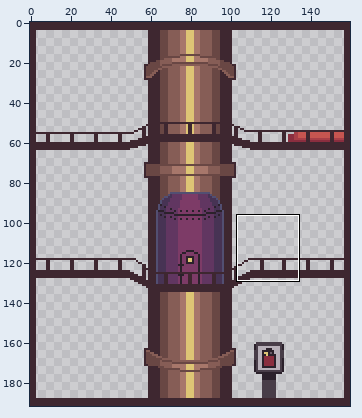
Two states of a pixel-art file, Assets/Sprites/InteriorObjects/interior.aseprite. The first picture is a wide view before the edit; the outline marks the close-up.
Close-up. First the earlier version:
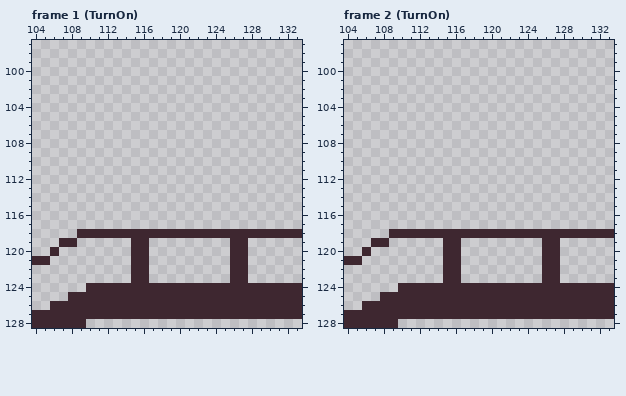
160x192 pixels, 6 frames. Colours within 5 levels of each other are drawn and written as one. Shown: frame 1 (TurnOn): x 104..133, y 97..128; frame 2 (TurnOn): x 104..133, y 97..128.
After the commit:
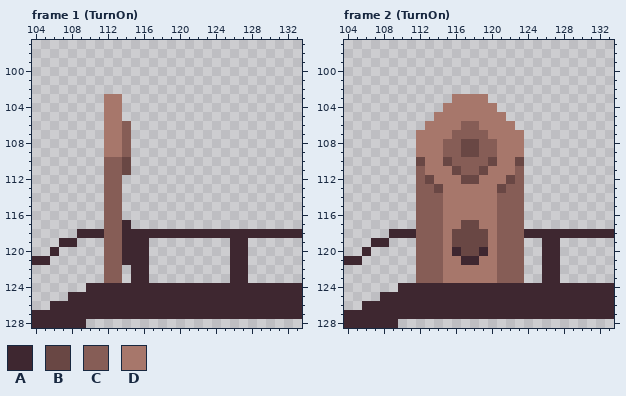
Palette (. is transparent): A #3e2730  B #694744  C #865d56  D #a7776b
What changed:
{"change": "layer \"Door\" added"}
{"where": "frame 1 (TurnOn), layer \"Door\""}
{"frame":1,"y":103,"x":112,"old":"..","new":"DD"}
{"frame":1,"y":104,"x":112,"old":"..","new":"DD"}
{"frame":1,"y":105,"x":112,"old":"..","new":"DD"}
{"frame":1,"y":106,"x":112,"old":"...","new":"DDC"}
{"frame":1,"y":107,"x":112,"old":"...","new":"DDC"}
{"frame":1,"y":108,"x":112,"old":"...","new":"DDC"}
{"frame":1,"y":109,"x":112,"old":"...","new":"DDC"}
{"frame":1,"y":110,"x":112,"old":"...","new":"CCB"}
{"frame":1,"y":111,"x":112,"old":"...","new":"CCB"}
{"frame":1,"y":112,"x":112,"old":"..","new":"CC"}
{"frame":1,"y":113,"x":112,"old":"..","new":"CC"}
{"frame":1,"y":114,"x":112,"old":"..","new":"CC"}
{"frame":1,"y":115,"x":112,"old":"..","new":"CC"}
{"frame":1,"y":116,"x":112,"old":"..","new":"CC"}
{"frame":1,"y":117,"x":112,"old":"...","new":"CCA"}
{"frame":1,"y":118,"x":112,"old":"AA","new":"CC"}
{"frame":1,"y":119,"x":112,"old":"...","new":"CCA"}
{"frame":1,"y":120,"x":112,"old":"...","new":"CCA"}
{"frame":1,"y":121,"x":112,"old":"...","new":"CCA"}
{"frame":1,"y":122,"x":112,"old":"..","new":"CC"}
{"frame":1,"y":123,"x":112,"old":"..","new":"CC"}
{"where": "frame 2 (TurnOn), layer \"Door\""}
{"frame":2,"y":103,"x":116,"old":"....","new":"DDDD"}
{"frame":2,"y":104,"x":115,"old":"......","new":"DDDDDD"}
{"frame":2,"y":105,"x":114,"old":"........","new":"DDDDDDDD"}
{"frame":2,"y":106,"x":113,"old":"..........","new":"DDDDCCDDDD"}
{"frame":2,"y":107,"x":112,"old":"............","new":"DDDDCCCCDDDD"}
{"frame":2,"y":108,"x":112,"old":"............","new":"DDDCCBBCCDDD"}
{"frame":2,"y":109,"x":112,"old":"............","new":"DDDCCBBCCDDD"}
{"frame":2,"y":110,"x":112,"old":"............","new":"BDDBCCCCBDDB"}
{"frame":2,"y":111,"x":112,"old":"............","new":"CDDDBCCBDDDC"}
{"frame":2,"y":112,"x":112,"old":"............","new":"CBDDDBBDDDBC"}
{"frame":2,"y":113,"x":112,"old":"............","new":"CCBDDDDDDBCC"}
{"frame":2,"y":114,"x":112,"old":"............","new":"CCCDDDDDDCCC"}
{"frame":2,"y":115,"x":112,"old":"............","new":"CCCDDDDDDCCC"}
{"frame":2,"y":116,"x":112,"old":"............","new":"CCCDDDDDDCCC"}
{"frame":2,"y":117,"x":112,"old":"............","new":"CCCDDBBDDCCC"}
{"frame":2,"y":118,"x":112,"old":"AAAAAAAAAAAA","new":"CCCDBBBBDCCC"}
{"frame":2,"y":119,"x":112,"old":"...AA.......","new":"CCCDBBBBDCCC"}
{"frame":2,"y":120,"x":112,"old":"...A","new":"CCCD"}
{"frame":2,"y":120,"x":117,"old":".......","new":"BBADCCC"}
{"frame":2,"y":121,"x":112,"old":"...AA.......","new":"CCCDDAADDCCC"}
{"frame":2,"y":122,"x":112,"old":"...AA.......","new":"CCCDDDDDDCCC"}
{"frame":2,"y":123,"x":112,"old":"...AA.......","new":"CCCDDDDDDCCC"}
{"label":"changed","picture_box":[104,94,131,283]}
{"label":"changed","picture_box":[416,94,524,283]}
